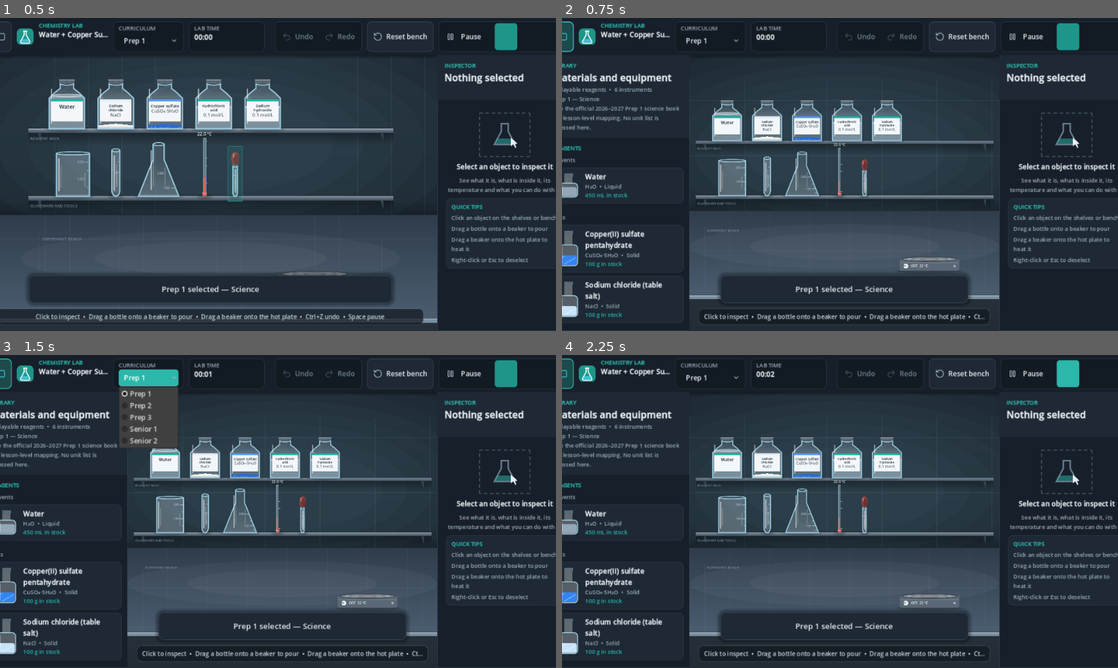
Above: before the commit, frames 1-4 (two rows, left to right).
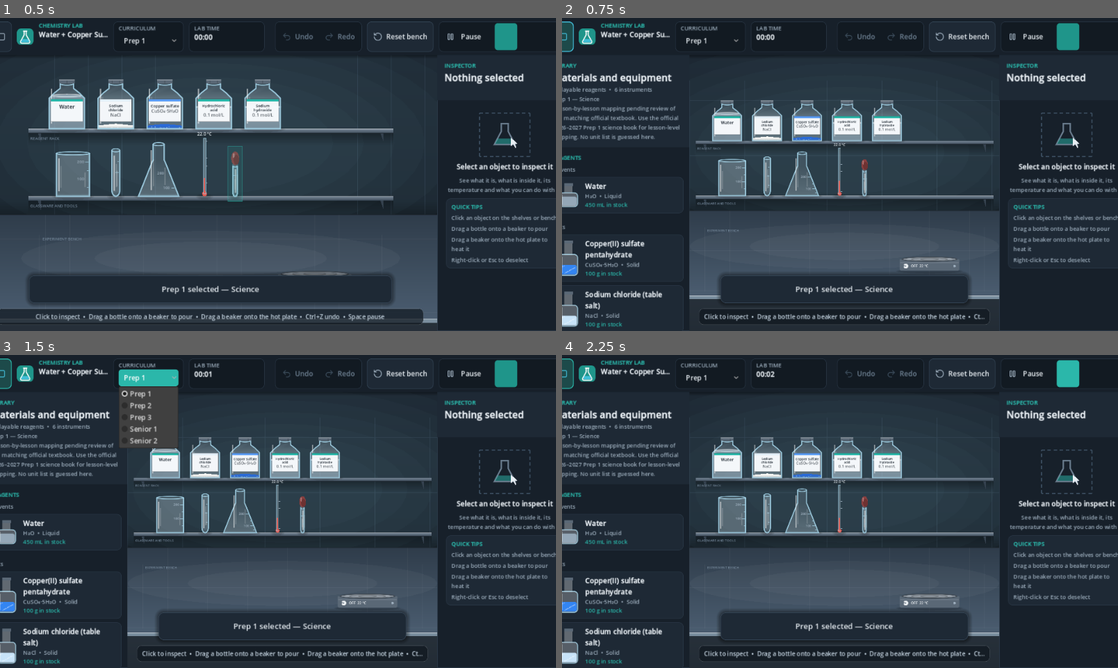
Above: after the commit, the same moments.

Repository: KareemMohammadeen/chemistry-lab-2d
Game: Godot game, scene res://scenes/main.tscn
Two runs of this game, one before a commit and one after it. Both use one fixed random seed, a clock stepped at 60 frames per second and the inputs below.
Inputs (mouse positions are in pixels of both pictures, inside the frame that each line leads up to):
- Up to frame 1 (0.5 s): no input
- Up to frame 2 (0.75 s): click (562, 36) at 0.5 s
- Up to frame 3 (1.5 s): click "Prep 1" at 1.25 s
- Up to frame 4 (2.25 s): click (1067, 373) at 2.02 s

Frame 1 is identical in both runs. In frame 2, 3.3% of the frame differs, in the area x 0-22%, y 28-100%; in frame 3, 3.3%; in frame 4, 3.3%.

Commit message:
Clarify pending curriculum mapping status

Diff:
--- a/scripts/ui/library_panel.gd
+++ b/scripts/ui/library_panel.gd
@@ -84,6 +84,8 @@
 	var profile_label := str(_curriculum_profile.get("label", "No grade selected"))
 	var subject_label := str(_curriculum_profile.get("subject", "Select a grade"))
 	var mapping_note := str(_curriculum_profile.get("note", "Choose a grade to view its curriculum context."))
+	if str(_curriculum_profile.get("topic_mapping_status", "")) == "pending_official_textbook_review":
+		mapping_note = "Lesson-by-lesson mapping pending review of the matching official textbook. " + mapping_note
 	subtitle_label.text = "%d playable reagents  •  %d instruments\n%s — %s\n%s" % [reagent_count, equipment_count, profile_label, subject_label, mapping_note]
 
 
